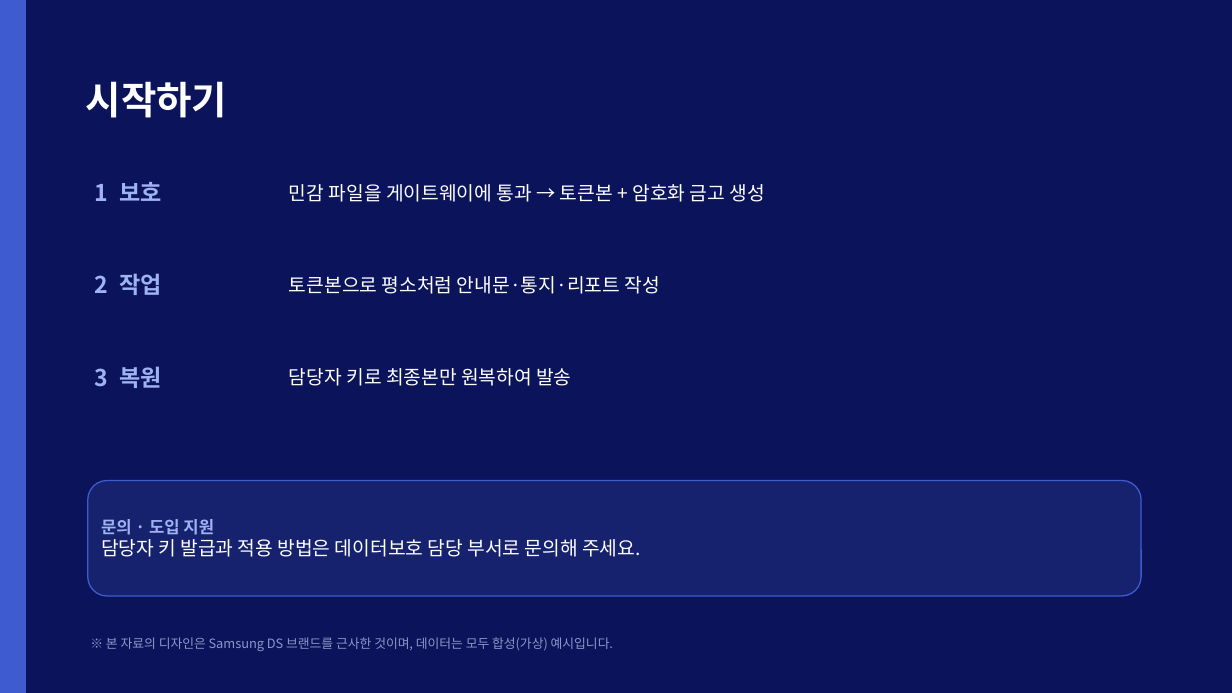
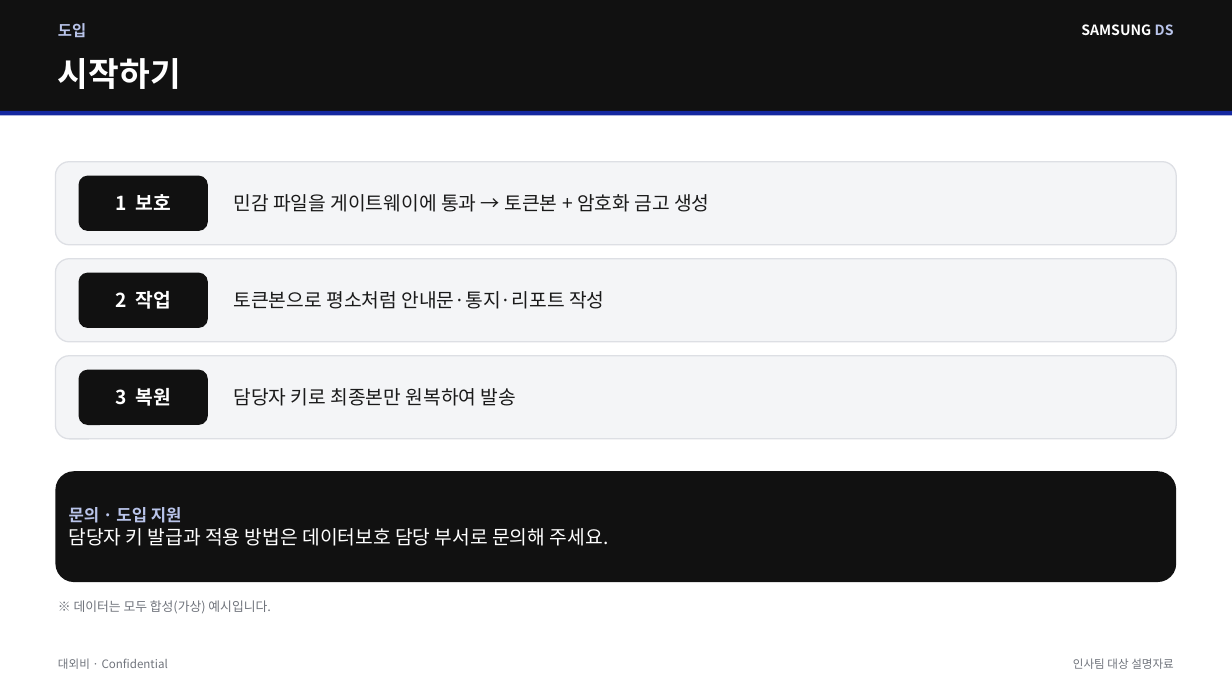
Before and after one commit to kos2001/pii-encryption-gateway, a slide deck: slide 9 of claudedocs/PII_게이트웨이_인사팀_설명.pptx. Drawn at 1232x693 pixels with LibreOffice and Linux fonts; fonts in the diff are those of the drawing. Boxes give left, top, right and bottom in pixels: in the first picture for what was removed or moved away, otherwise in the second. Text is boxed around its words. In the diff, an @@ line names an element or a change of style, - is before the commit and + after.

```diff
--- a/claudedocs/PII_게이트웨이_인사팀_설명.pptx
+++ b/claudedocs/PII_게이트웨이_인사팀_설명.pptx
@@ rectangle removed at (0,0,1232,693) @@
@@ rectangle removed at (0,0,26,693) @@
@@ rectangle added at (0,0,1232,111), fill #111111 @@
@@ text added at (58,23,86,38), 12 pt, text #B9C4EA, bold @@
+도입
@@ text added at (1081,24,1174,35), 11 pt, text #FFFFFF, bold @@
+SAMSUNG DS
@@ text "시작하기": place and size @@
-text "시작하기" at (86,81,228,118)
+text "시작하기" at (58,58,181,89)
@@ text "시작하기" at (58,58,181,89): size 30 to 26 pt; vertical alignment top to middle @@
@@ rectangle added at (0,111,1232,116), fill #1428A0 @@
@@ rounded rectangle added at (55,162,1177,245), fill #F4F5F7, outline #DDDFE4 1 pt @@
@@ rounded rectangle "1 보호": place and size @@
-rounded rectangle "1 보호" at (95,182,162,201)
+rounded rectangle "1 보호" at (79,176,208,231)
@@ text "민감 파일을 게이트웨이에 통과 → ...": place and size @@
-text "민감 파일을 게이트웨이에 통과 → ..." at (289,184,765,202)
+text "민감 파일을 게이트웨이에 통과 → ..." at (234,194,709,212)
@@ rounded rectangle added at (55,259,1177,342), fill #F4F5F7, outline #DDDFE4 1 pt @@
@@ text "토큰본으로 평소처럼 안내문·통지·리포트 작성": place and size @@
-text "토큰본으로 평소처럼 안내문·통지·리포트 작성" at (289,276,660,294)
+text "토큰본으로 평소처럼 안내문·통지·리포트 작성" at (234,291,604,309)
@@ rounded rectangle "2 작업": place and size @@
-rounded rectangle "2 작업" at (95,273,162,295)
+rounded rectangle "2 작업" at (79,273,208,328)
@@ rounded rectangle added at (55,356,1177,439), fill #F4F5F7, outline #DDDFE4 1 pt @@
@@ size 18 to 15 pt, text colour #9FB3F2 to #FFFFFF; alignment left to centre; vertical alignment top to middle; fill none to #111111 in 3 elements at (79,176,208,231), (79,273,208,328), (79,370,208,425) @@
@@ rounded rectangle "3 복원": place and size @@
-rounded rectangle "3 복원" at (95,366,162,388)
+rounded rectangle "3 복원" at (79,370,208,425)
@@ text colour #FFFFFF to #1A1A1A; vertical alignment top to middle in 3 elements at (234,291,604,309), (234,194,709,212), (234,388,516,406) @@
@@ text "담당자 키로 최종본만 원복하여 발송": place and size @@
-text "담당자 키로 최종본만 원복하여 발송" at (289,368,571,386)
+text "담당자 키로 최종본만 원복하여 발송" at (234,388,516,406)
@@ rounded rectangle "문의 · 도입 지원": place and size @@
-rounded rectangle "문의 · 도입 지원" at (88,481,1141,596)
+rounded rectangle "문의 · 도입 지원" at (55,471,1177,582)
@@ rounded rectangle "문의 · 도입 지원" at (55,471,1177,582): fill #16226E to #111111; outline #3E5CD0 1 pt to none @@
@@ text in rounded rectangle at (69,507,182,523): text colour #9FB3F2 to #B9C4EA in "문의 · 도입 지원" @@
@@ text at (74,600,270,614): text changed; text colour #8A97C9 to #70747C @@
-※ 본 자료의 디자인은 Samsung DS 브랜드를 근사한 것이며, 데이터는 모두 합성(가상) 예시입니다.
+※ 데이터는 모두 합성(가상) 예시입니다.
@@ text added at (58,658,168,669), 9 pt, text #70747C @@
+대외비 · Confidential
@@ text added at (1073,658,1174,669), 9 pt, text #70747C @@
+인사팀 대상 설명자료
```
Also in this commit, not shown: 8 other slides changed, 1 other file.
